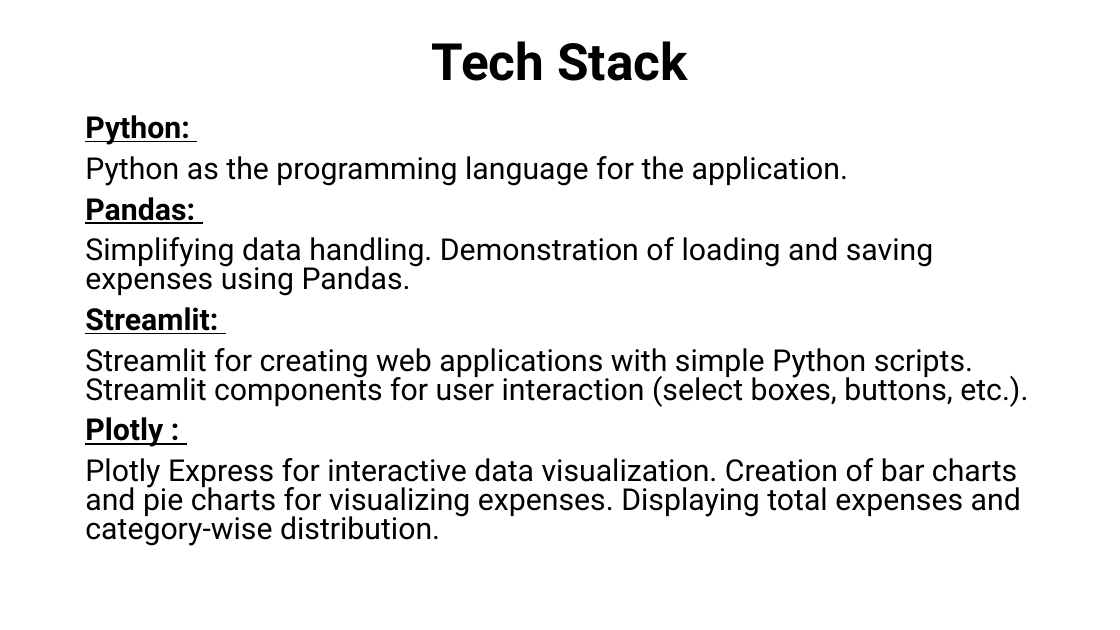
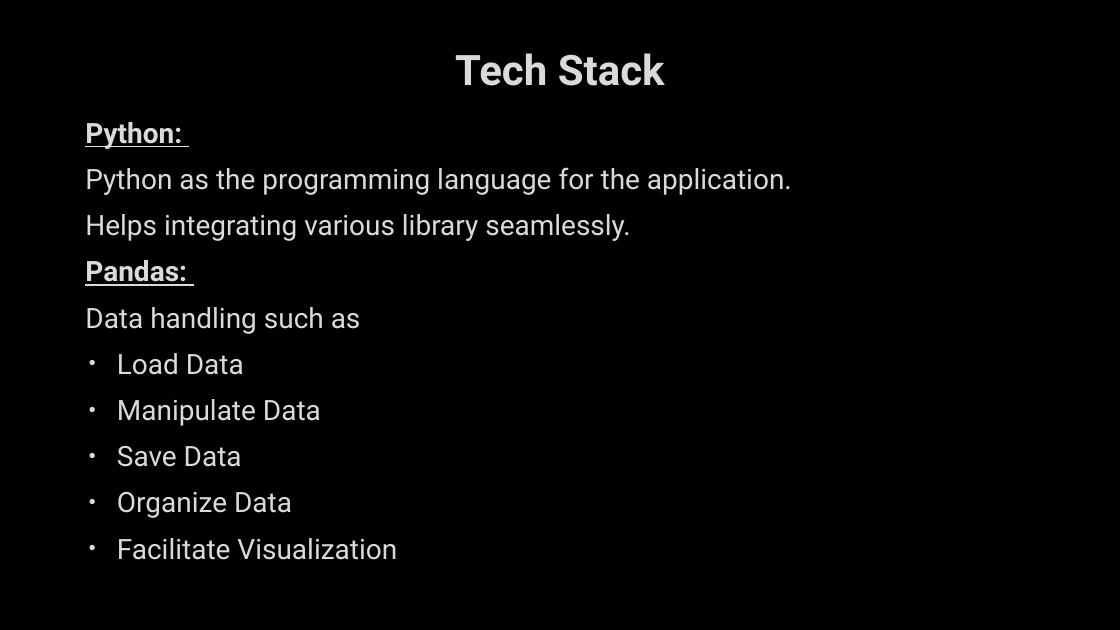
Before and after one commit to Vijaiey88/Scifor_Technologies_Work, a slide deck: slide 4 of Project1/Expense_tracker/Project1.pptx. Drawn at 1120x630 pixels with LibreOffice and Linux fonts; fonts in the diff are those of the drawing; background and template pictures are left out. Boxes give left, top, right and bottom in pixels: in the first picture for what was removed or moved away, otherwise in the second. Text is boxed around its words. In the diff, an @@ line names an element or a change of style, - is before the commit and + after.

Commit message:
ppt

```diff
--- a/Project1/Expense_tracker/Project1.pptx
+++ b/Project1/Expense_tracker/Project1.pptx
@@ background #FFFFFF to picture (left out) @@
@@ title "Tech Stack" moved from (x1=432, y1=41, x2=687, y2=81) to (x1=455, y1=53, x2=665, y2=86) @@
@@ title "Tech Stack" at (x1=455, y1=53, x2=665, y2=86): size 44 to 36 pt, text colour #000000 to #DADADA, letter outline none to #404040 0.75 pt; line spacing 0.9 to 1 @@
@@ text at (x1=85, y1=122, x2=792, y2=286): size 25.9 to 24 pt, text colour #000000 to #DADADA, letter outline none to #404040 0.75 pt in "Python:", "Python as the programming language for the ...", "Pandas:"; line spacing 0.8 to 1 @@
@@ text at (x1=85, y1=214, x2=631, y2=241): paragraph added @@
+Helps integrating various library seamlessly.
@@ text at (x1=85, y1=307, x2=397, y2=560): text changed; size 25.9 to 24 pt; text colour #000000 to #DADADA @@
-Simplifying data handling. Demonstration of loading and saving expenses using Pandas.
-Streamlit:
-Streamlit for creating web applications with simple Python scripts. Streamlit components for user interaction (select boxes, buttons, etc.).
-Plotly :
-Plotly Express for interactive data visualization. Creation of bar charts and pie charts for visualizing expenses. Displaying total expenses and category-wise distribution.
+Data handling such as
+• Load Data
+• Manipulate Data
+• Save Data
+• Organize Data
+• Facilitate Visualization
```
Also in this commit, not shown: 9 other slides changed, 1 slide added.
